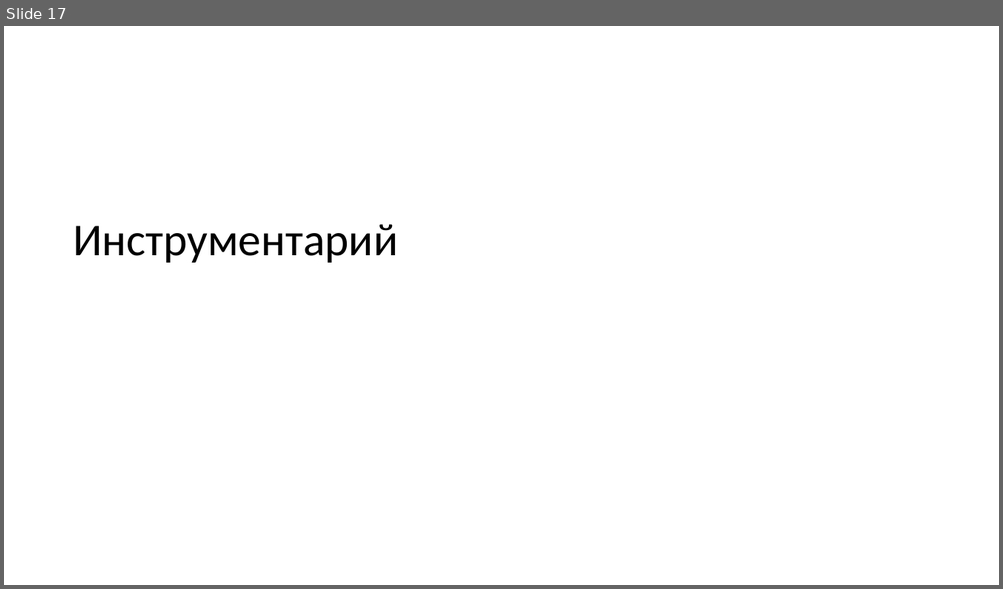
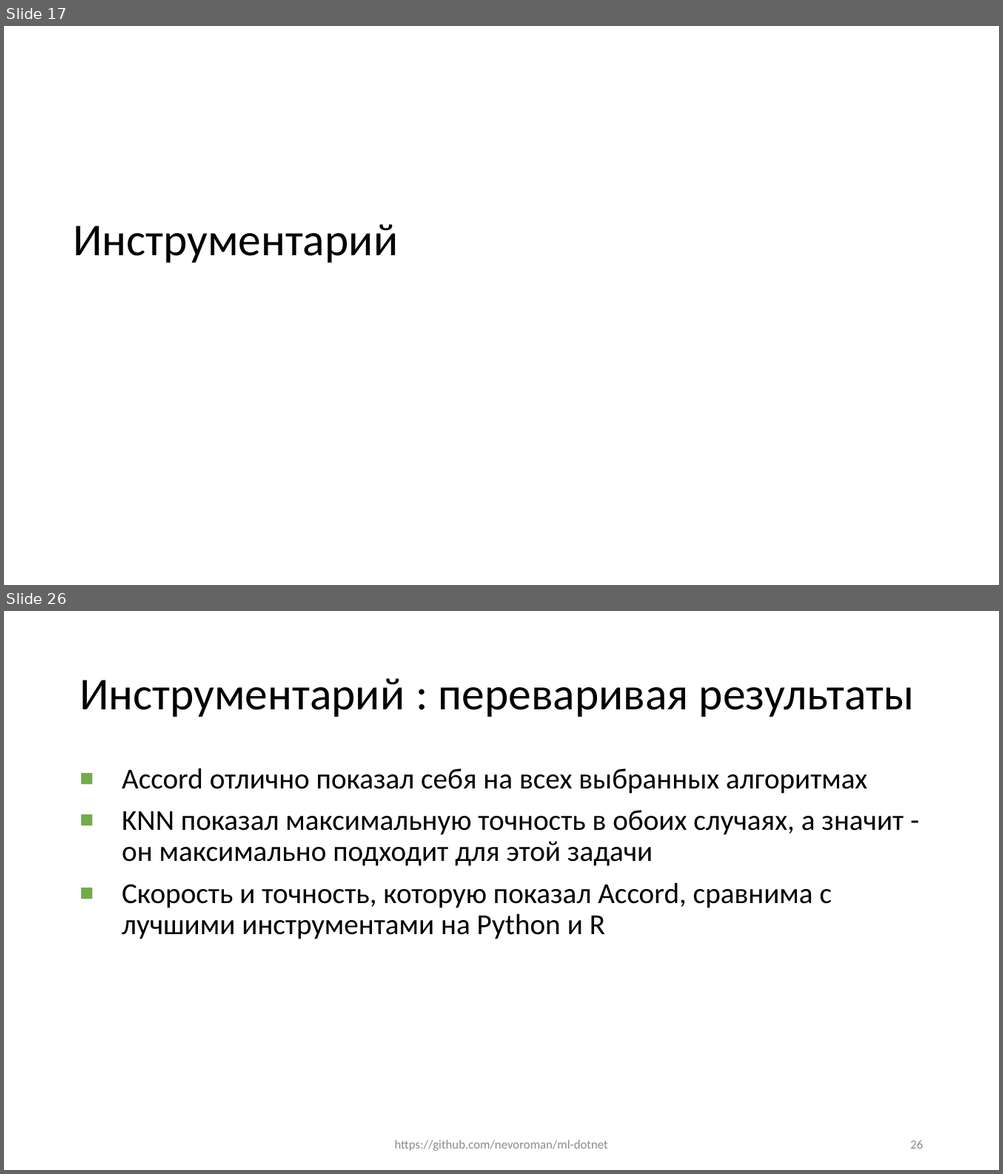
Before and after one commit to Spectr9/ml-dotnet, a slide deck: Slides/Slides.pptx. Shown one above the other, each under a label of ours: slide 17 before the commit, slides 17 and 26 after it; the slides between them are not shown. The pictures are 1003x589 and 1003x1174 pixels, drawn with LibreOffice and Linux fonts; fonts in the diff are those of the drawing. Boxes give left, top, right and bottom in pixels: in the first picture for what was removed or moved away, otherwise in the second. Text is boxed around its words. In the diff, an @@ line names an element or a change of style, - is before the commit and + after.

```diff
--- a/Slides/Slides.pptx
+++ b/Slides/Slides.pptx
@@ slide 26 added at [4, 611, 999, 1170], background #FFFFFF @@
@@ title added at [79, 678, 914, 717], 44 pt, text #000000 @@
+Инструментарий : переваривая результаты
@@ text added at [122, 768, 903, 940], 28 pt, text #000000 @@
+■ Accord отлично показал себя на всех выбранных алгоритмах
+■ KNN показал максимальную точность в обоих случаях, а значит - он максимально подходит для этой задачи
+■ Скорость и точность, которую показал Accord, сравнима с лучшими инструментами на Python и R
@@ text added at [395, 1140, 608, 1151], 12 pt, text #8C8C8C @@
+https://github.com/nevoroman/ml-dotnet
@@ page number added at [910, 1141, 922, 1149], 12 pt, text #8C8C8C @@
+26
```
Also in this commit, not shown: 21 slides changed, 2 other slides added, 9 other files.
